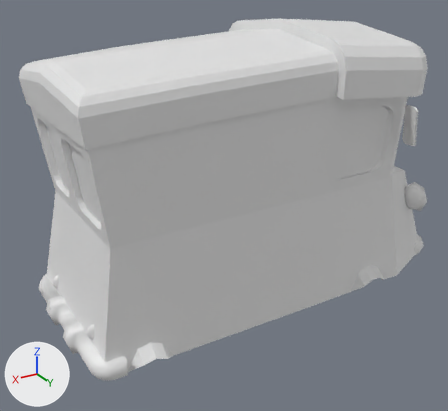
The FBX model MMMmmmmmmmmmh/Assets/Graphic/Meshs/Car_002.fbx as it was, and as the next commit left it.
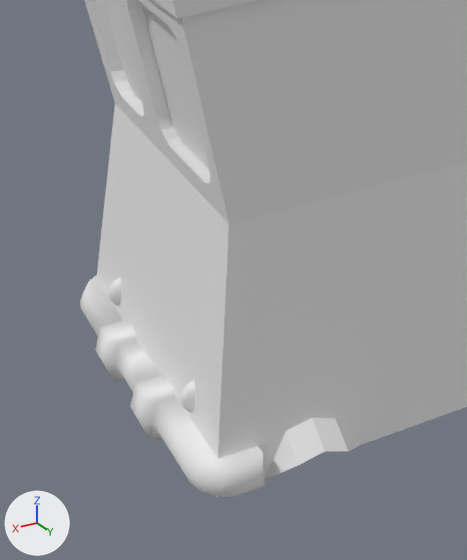
The first picture shows the older version from a camera (50 mm lens) standing at (-0.4, 1.49, 2.42) and looking at (-2.48, -1.99, 0.68). The close-ups show both versions on the part from 0% to 50% of the width and 34% to 100% of the height of that picture; other places that the commit changed are outside them. Lighting does not change. The marker at lower left points along +X, +Y and +Z. Where no turn or scale is listed for an object, it has been applied to the vertices.

The older version as bpy lines, for what is in view:
```python
me_cube_037 = bpy.data.meshes.new('Cube.037')
me_cube_037.from_pydata(...)  # 753 vertices, 683 faces; spans x -1.92..1.06, y -0.75..0.76, z -0.79..1.1
me_cube_037.materials.append(mat_tt_checker_512x512_uv_grid)  # its picture is missing
me_cylinder_012 = bpy.data.meshes.new('Cylinder.012')
me_cylinder_012.from_pydata(...)  # 288 vertices, 266 faces; spans x -0.98..0.98, y -0.05..0.06, z -0.13..0.13
me_cylinder_012.materials.append(mat_tt_checker_512x512_uv_grid)  # its picture is missing
ob_car_002 = bpy.data.objects.new('Car_002', me_cube_037)
ob_car_002.location = (-2.268, -1.975, 0.836)
ob_car_wheels_002 = bpy.data.objects.new('Car_Wheels.002', me_cylinder_012)
ob_car_wheels_002.location = (-2.466, -2.581, 0.023)
```
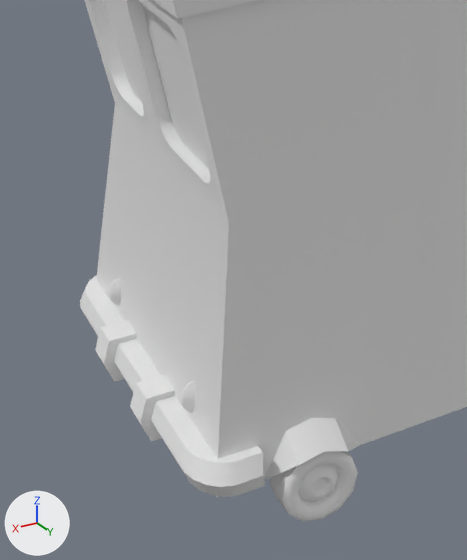
The newer file is also turned or shifted as a whole; pictures and numbers use the older file's frame.

Location of each change, (x1, y1, x2, y2) in pixels of the close-ups (467 x 560 px):
'Car_Wheels.002', reshaped (not visible before): after (269, 451, 358, 522)
part 1 of me_cube_037, shading changed: (80, 0, 467, 497) in both

Patch to the scene script:
```diff
--- a/MMMmmmmmmmmmh/Assets/Graphic/Meshs/Car_002.fbx.py
+++ b/MMMmmmmmmmmmh/Assets/Graphic/Meshs/Car_002.fbx.py
@@ me_cube_037 @@
 me_cube_037.from_pydata(...)  # 753 vertices, 683 faces; spans x -1.92..1.06, y -0.75..0.76, z -0.79..1.1
 # used by ob_car_002; location = (-2.268, -1.975, 0.836)
+# me_cube_037 part 1: edges marked sharp go from 713 to 608
 me_cube_037.materials.append(mat_tt_checker_512x512_uv_grid)
@@ me_cylinder_012 @@
 me_cylinder_012.from_pydata(...)  # 288 vertices, 266 faces; spans x -0.98..0.98, y -0.05..0.06, z -0.13..0.13
 # used by ob_car_wheels_002; location = (-2.466, -2.581, 0.023)
+# me_cylinder_012 part 2: the loose piece of 144 vertices spanning x 0.74..0.98, y -0.05..0.06, z -0.13..0.11 is copied, and the copy is turned -180 degrees about the x axis through its middle, then moved by (0.0, 1.21, 0.0); it spans x 0.74..0.98, y 1.15..1.27, z -0.13..0.11
 me_cylinder_012.materials.append(mat_tt_checker_512x512_uv_grid)
```
